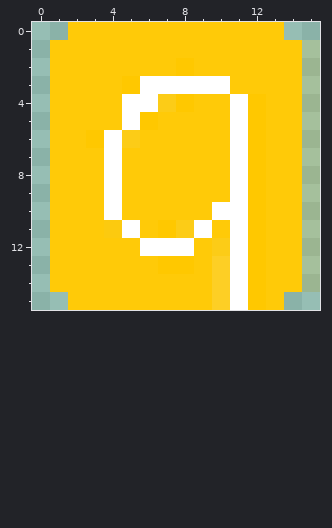
File history of a pixel-art sprite, icon16.png. The picture above was drawn from the file before the commit.
The file is 16x16 pixels. Pixels under 10% opacity are left out. Colours within 5 levels of each other are drawn and written as one.
Once edited:
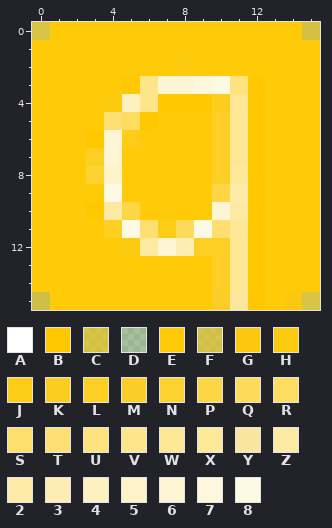
Palette (. is transparent): A #ffffff  B #ffc800  C #fcc80aa4  D #ffca0824  E #ffca08  F #fcc80b9a  G #fdc90af9  H #fcca0f  J #fccc17  K #fccd1e  L #fdcf25  M #fdce26f9  N #fcd233  P #fdd646  Q #fdda59  R #fddc61  S #fdde6e  T #fddf74  U #fee27e  V #fde58a  W #fee794  X #fee89a  Y #fee89df4  Z #fdeaa2  2 #feeba8  3 #feedb2  4 #fdf1c2  5 #fef3c9  6 #fef5d5  7 #fef7dd  8 #fef9e5
Difference:
Colour A gives way to colour 2 in row 9 at x 11.
Colour A gives way to colour 3 in row 12 at x 8.
Colour A gives way to colour 4 in row 4 at x 5.
Colour A gives way to colour 5 in row 8 at x 4.
Colour A gives way to colour 6 in row 3 at x 7 to 8; in rows 6 to 7 at x 4; in row 10 at x 10; in row 12 at x 7.
Colour A gives way to colour 7 in row 3 at x 9.
Colour A gives way to colour 8 in row 3 at x 10; in row 9 at x 4; in row 11 at x 5 and 9.
Colour E gives way to colour B in row 3 at x 12; in row 4 at x 9; in row 10 at x 3.
Colour J gives way to colour B in row 4 at x 7.
The edit adds colour C in row 0 at x 0 and 15; in row 15 at x 15.
The edit adds colour E in row 0 at x 1 and 14; in rows 1 to 14 at x 0; in row 15 at x 1.
Colour B gives way to colour E in row 13 at x 7 to 8.
Colour D gives way to colour E in rows 1 to 14 at x 15.
The edit adds colour F in row 15 at x 0.
The edit adds colour G in row 15 at x 14.
Colour B gives way to colour H in row 2 at x 8.
Colour E gives way to colour H in row 4 at x 4; in row 12 at x 5.
Colour B gives way to colour J in row 11 at x 7.
Colour E gives way to colour K in row 4 at x 10.
Colour E gives way to colour L in rows 5 to 6 at x 10; in row 7 at x 3 and 10; in row 8 at x 10; in row 12 at x 9.
Colour H gives way to colour L in row 11 at x 4.
Colour J gives way to colour L in row 12 at x 10.
Colour L gives way to colour M in row 15 at x 10.
Colour E gives way to colour N in row 8 at x 3.
Colour E gives way to colour P in row 9 at x 10; in row 10 at x 5.
Colour J gives way to colour Q in row 11 at x 8.
Colour A gives way to colour R in row 5 at x 5.
Colour E gives way to colour S in row 11 at x 6 and 10.
Colour E gives way to colour T in row 5 at x 4.
Colour E gives way to colour U in row 3 at x 11.
Colour A gives way to colour V in rows 3 to 4 at x 6.
Colour A gives way to colour W in rows 4 to 7 at x 11; in rows 11 to 14 at x 11.
Colour A gives way to colour X in row 8 at x 11.
Colour A gives way to colour Y in row 15 at x 11.
Colour A gives way to colour Z in row 10 at x 4 and 11; in row 12 at x 6.
